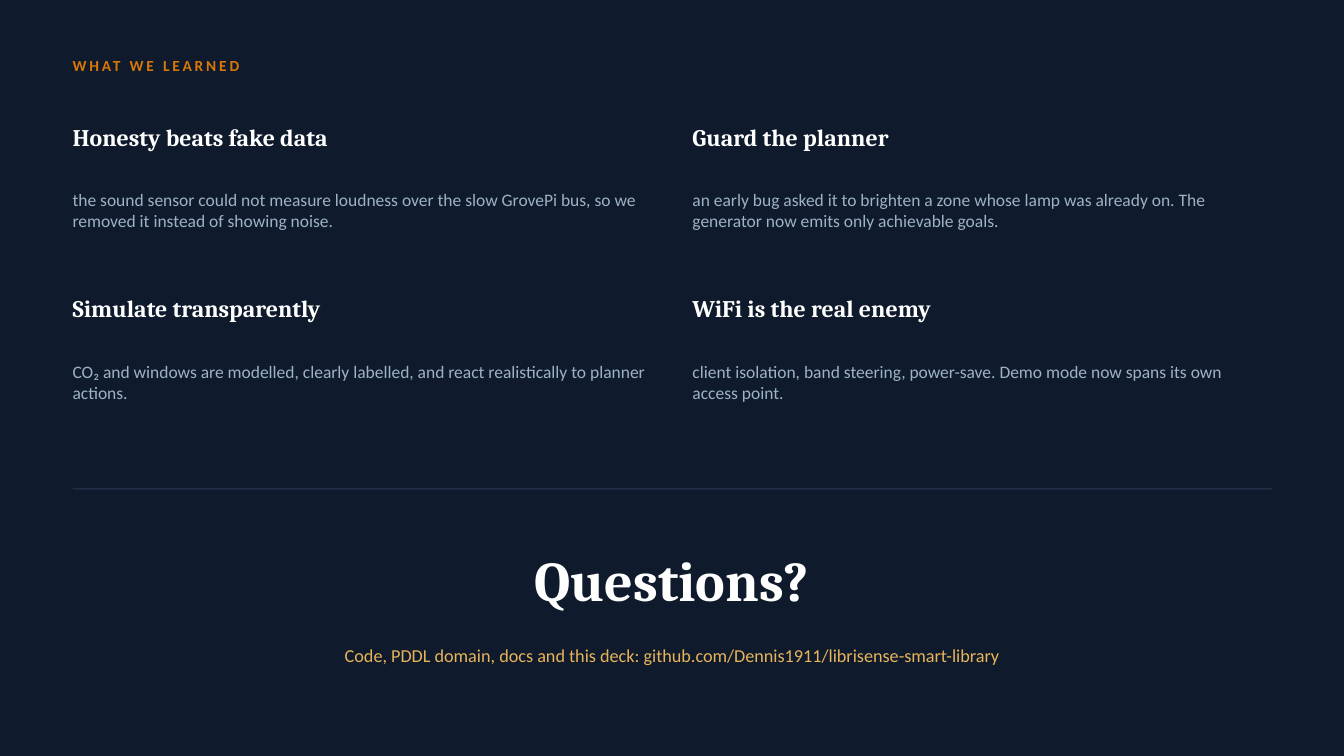
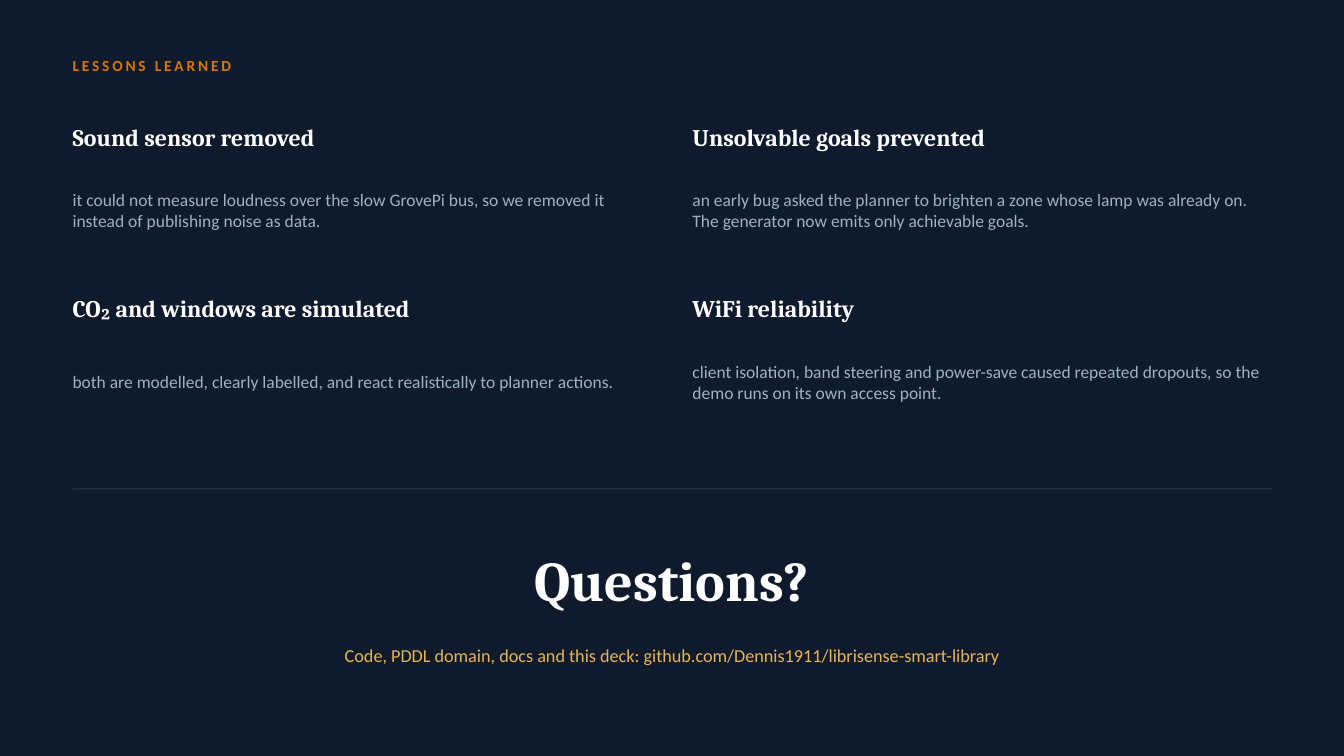
Before and after one commit to Dennis1911/librisense-smart-library, a slide deck: slide 9 of docs/presentation/LibriSense_Demo.pptx. Drawn at 1344x756 pixels with LibreOffice and Linux fonts; fonts in the diff are those of the drawing. Boxes give left, top, right and bottom in pixels: in the first picture for what was removed or moved away, otherwise in the second. Text is boxed around its words. In the diff, an @@ line names an element or a change of style, - is before the commit and + after.

Commit message:
Update demo presentation wording

```diff
--- a/docs/presentation/LibriSense_Demo.pptx
+++ b/docs/presentation/LibriSense_Demo.pptx
@@ text at <box>73,61,231,71</box>: text changed @@
-WHAT WE LEARNED
+LESSONS LEARNED
@@ text at <box>73,129,315,146</box>: text changed @@
-Honesty beats fake data
+Sound sensor removed
@@ text at <box>692,129,984,152</box>: text changed @@
-Guard the planner
+Unsolvable goals prevented
@@ text at <box>73,194,605,230</box>: text changed @@
-the sound sensor could not measure loudness over the slow GrovePi bus, so we removed it instead of showing noise.
+it could not measure loudness over the slow GrovePi bus, so we removed it instead of publishing noise as data.
@@ text at <box>692,194,1247,230</box>: text changed @@
-an early bug asked it to brighten a zone whose lamp was already on. The generator now emits only achievable goals.
+an early bug asked the planner to brighten a zone whose lamp was already on. The generator now emits only achievable goals.
@@ text at <box>116,300,410,317</box>: text changed @@
-Simulate transparently
+CO₂ and windows are simulated
@@ text at <box>692,300,854,323</box>: text changed @@
-WiFi is the real enemy
+WiFi reliability
@@ text at <box>73,376,613,391</box>: text changed @@
-CO₂ and windows are modelled, clearly labelled, and react realistically to planner actions.
+both are modelled, clearly labelled, and react realistically to planner actions.
@@ text at <box>692,366,1260,402</box>: text changed @@
-client isolation, band steering, power-save. Demo mode now spans its own access point.
+client isolation, band steering and power-save caused repeated dropouts, so the demo runs on its own access point.
```
Also in this commit, not shown: 8 other slides changed.
